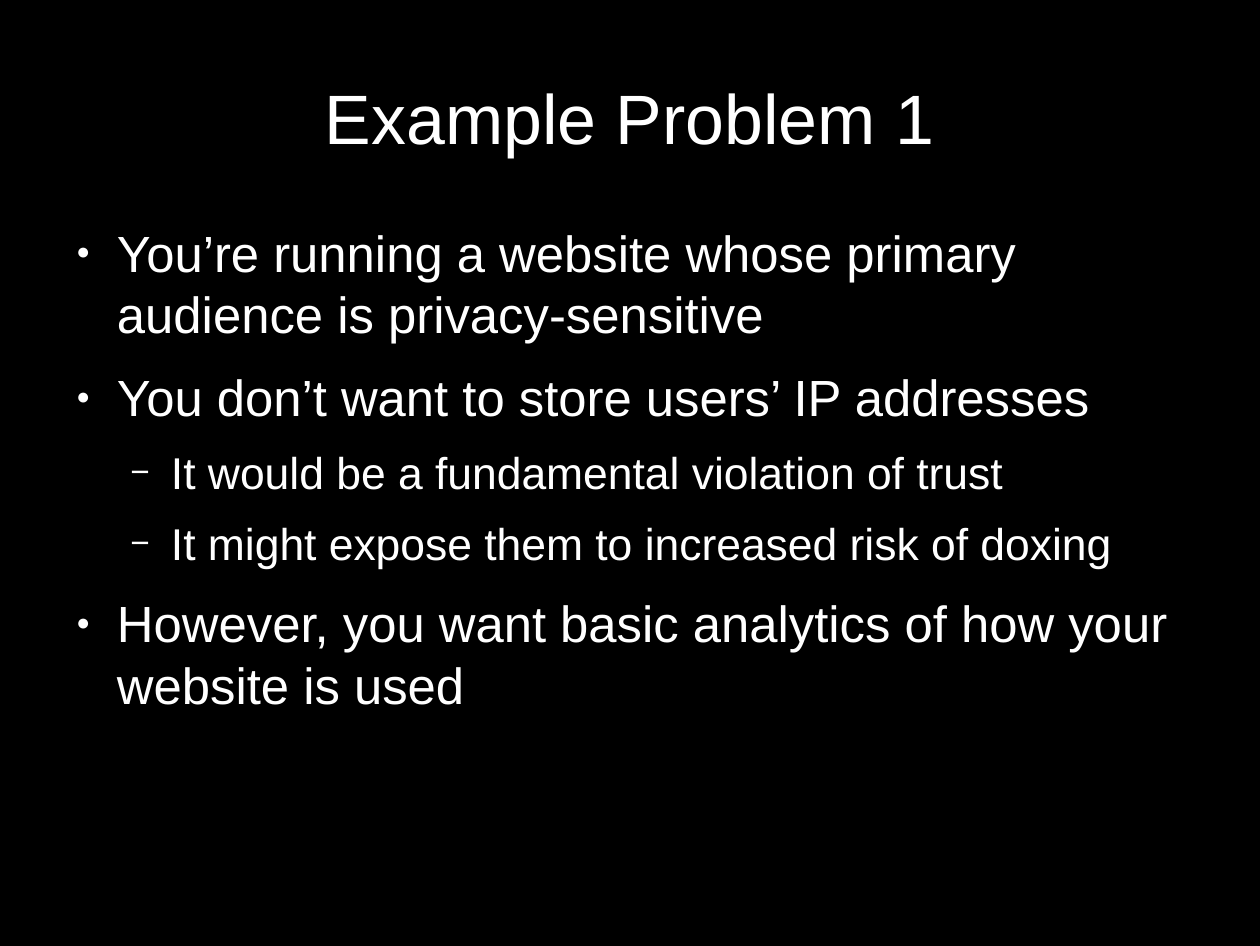
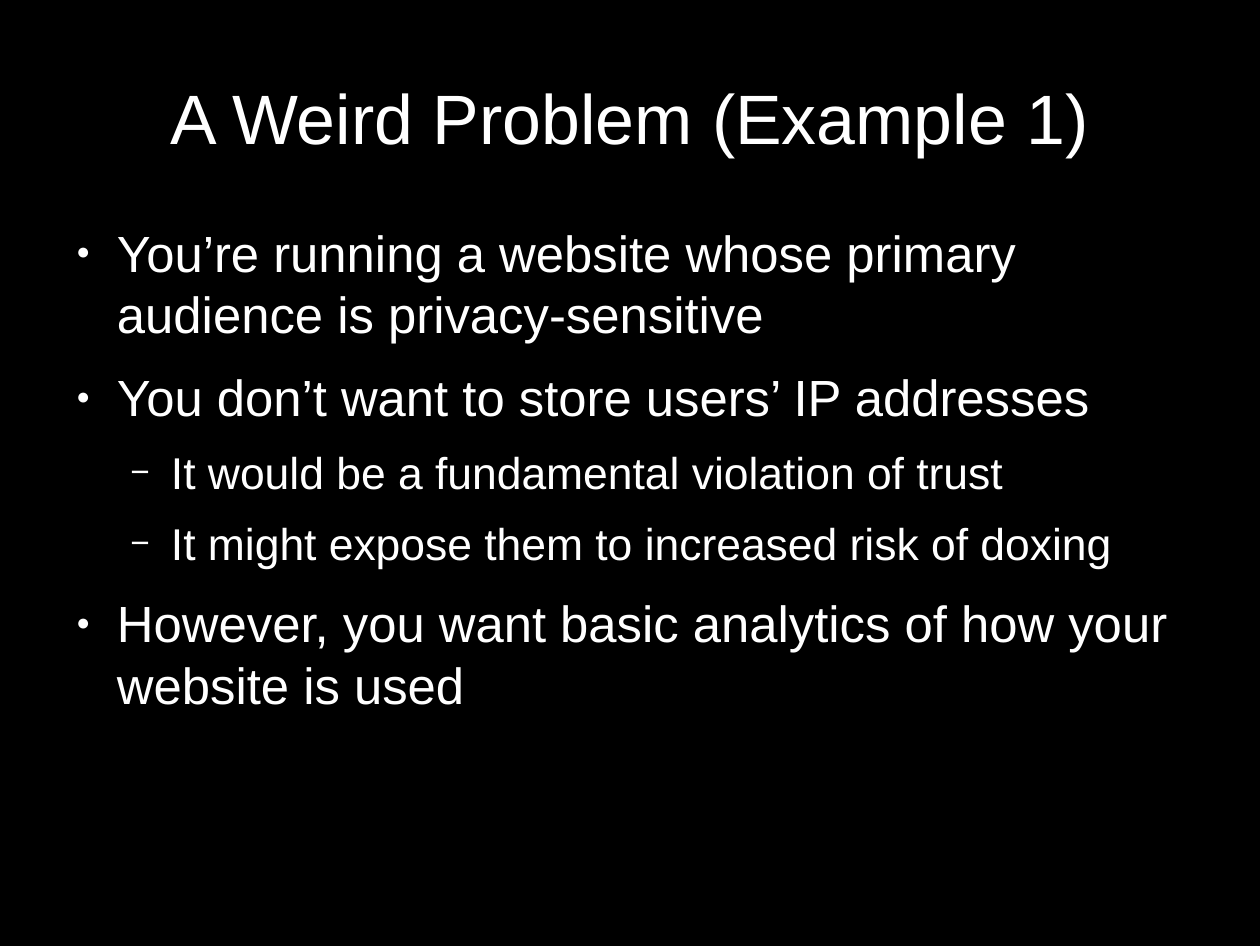
Before and after one commit to paragonie/bsidesorl-2017, a slide deck: slide 28 of talk/20170408-BsidesOrlando-ScottArciszewski.odp (slide 11 before the commit). Drawn at 1260x946 pixels with LibreOffice and Linux fonts; fonts in the diff are those of the drawing. Boxes give left, top, right and bottom in pixels: in the first picture for what was removed or moved away, otherwise in the second. Text is boxed around its words. In the diff, an @@ line names an element or a change of style, - is before the commit and + after.

```diff
--- a/talk/20170408-BsidesOrlando-ScottArciszewski.odp
+++ b/talk/20170408-BsidesOrlando-ScottArciszewski.odp
@@ title at [170,93,1088,157]: text changed @@
-Example Problem 1
+A Weird Problem (Example 1)
```
Also in this commit, not shown: 5 other slides changed, 94 slides added, 1 slide removed, 1 other file.
